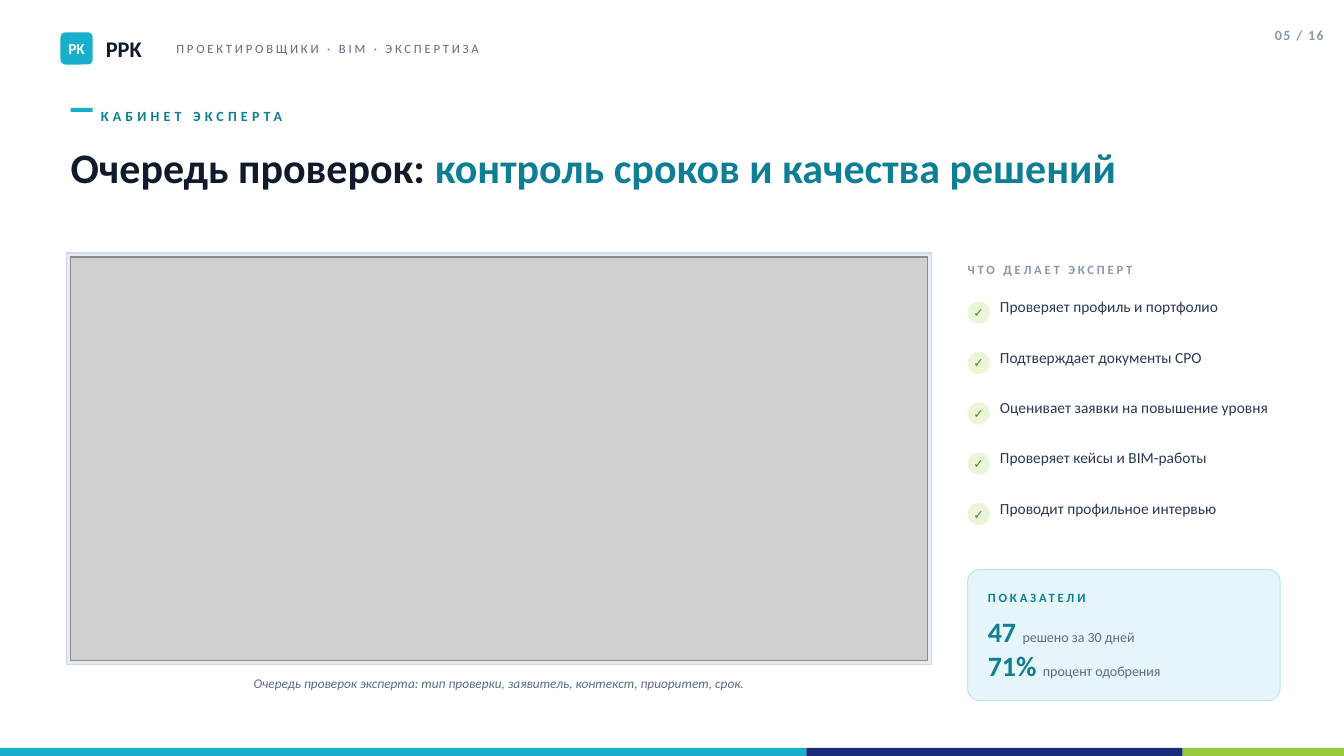
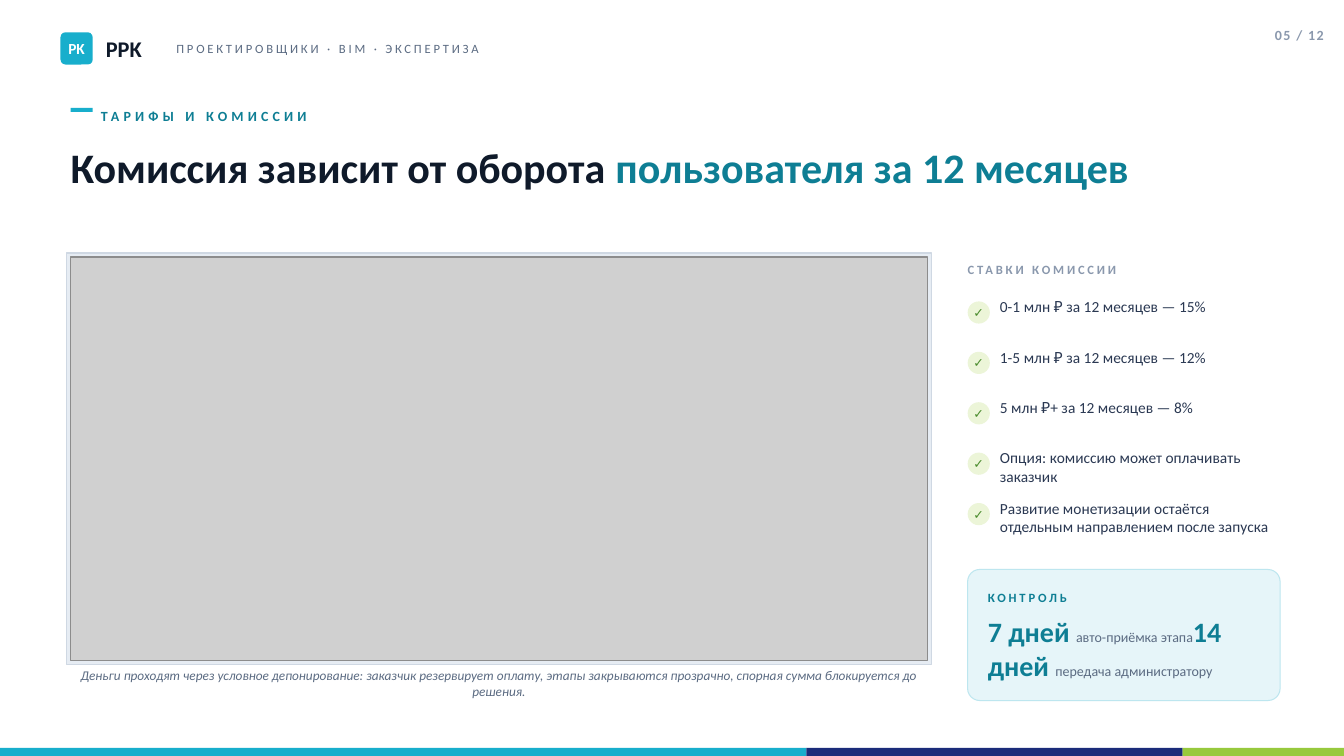
Before and after one commit to devrj8312m-wq/PKK, a slide deck: slide 5 of PPK_Gov_Presentation_RU.pptx. Drawn at 1344x756 pixels with LibreOffice and Linux fonts; fonts in the diff are those of the drawing; grey boxes stand for pictures. Boxes give left, top, right and bottom in pixels: in the first picture for what was removed or moved away, otherwise in the second. Text is boxed around its words. In the diff, an @@ line names an element or a change of style, - is before the commit and + after.

```diff
--- a/PPK_Gov_Presentation_RU.pptx
+++ b/PPK_Gov_Presentation_RU.pptx
@@ text at [1275,31,1324,40]: text changed @@
-05 / 16
+05 / 12
@@ text at [101,111,306,121]: text changed @@
-КАБИНЕТ ЭКСПЕРТА
+ТАРИФЫ И КОМИССИИ
@@ text at [71,154,1129,190]: text changed; text colour #0E7E94 to #0F1A2A @@
-Очередь проверок: контроль сроков и качества решений
+Комиссия зависит от оборота пользователя за 12 месяцев
@@ text at [968,266,1132,276]: text changed @@
-ЧТО ДЕЛАЕТ ЭКСПЕРТ
+СТАВКИ КОМИССИИ
@@ text at [1000,301,1206,315]: text changed @@
-Проверяет профиль и портфолио
+0-1 млн ₽ за 12 месяцев — 15%
@@ text at [1000,352,1206,366]: text changed @@
-Подтверждает документы СРО
+1-5 млн ₽ за 12 месяцев — 12%
@@ text at [1000,402,1193,416]: text changed @@
-Оценивает заявки на повышение уровня
+5 млн ₽+ за 12 месяцев — 8%
@@ text at [1000,453,1241,482]: text changed @@
-Проверяет кейсы и BIM-работы
+Опция: комиссию может оплачивать заказчик
@@ text at [1000,504,1268,535]: text changed @@
-Проводит профильное интервью
+Развитие монетизации остаётся отдельным направлением после запуска
@@ text at [988,593,1067,602]: text changed @@
-ПОКАЗАТЕЛИ
+КОНТРОЛЬ
@@ text at [988,623,1213,681]: text changed @@
-47 решено за 30 дней
-71% процент одобрения
+7 дней авто-приёмка этапа14 дней передача администратору
@@ text at [81,671,917,698]: text changed @@
-Очередь проверок эксперта: тип проверки, заявитель, контекст, приоритет, срок.
+Деньги проходят через условное депонирование: заказчик резервирует оплату, этапы закрываются прозрачно, спорная сумма блокируется до решения.
```
Also in this commit, not shown: 1 other slide changed.
